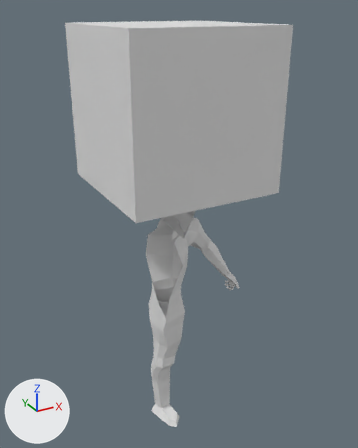
Renders of the glTF model animations/sword/manSwordSwing2New.glb from each side of a commit.
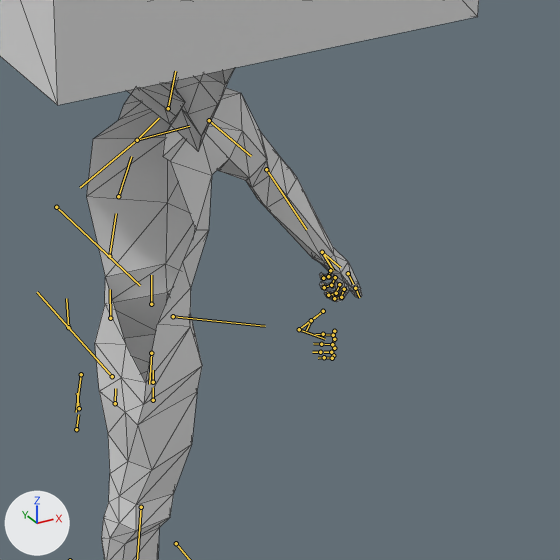
There are two pictures of each version: one whole from a 50 mm camera at (-2.83, -5.85, 6.69) aimed at (0.4, 0.03, 3.75), one close up on the part from 32% to 86% of the width and 42% to 84% of the height. Every picture has the same lights, and +X, +Y and +Z are marked at lower left. Both versions are drawn at frame 6 of the action 'ArmatureAction.001'; the numbers are the values there. The bones that bend it are drawn over the model as lines in the close-ups. The close-ups show mesh edges as thin lines.

Objects in the first close-up: 'Cube', 'man'.
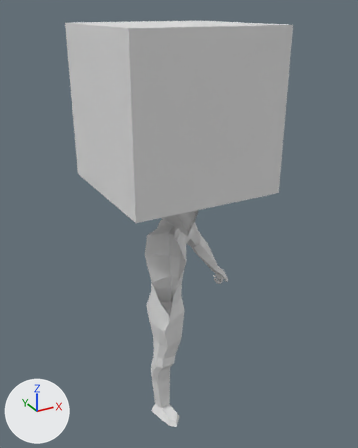
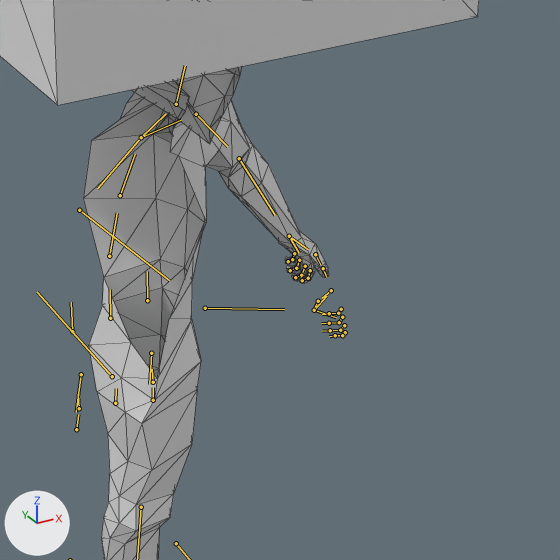
Where the change shows, as pixel boxes (x1, y1, x2, y2) in the close-ups (560 x 560 px):
'man', posed
    before: (86, 68, 362, 560)
    after: (83, 67, 329, 560)
bone 'hipMid.L', root to tip
    before: (153, 382) to (153, 370)
    after: (153, 382) to (152, 369)
bone 'hipcentre', root to tip
    before: (115, 403) to (115, 388)
    after: (115, 403) to (116, 388)

Edits to the bpy script that builds the scene:
```text
Change bone_spine_001:
    where bone_spine_001 = bpy.data.objects['Armature'].pose.bones['spine.001']
    bone_spine_001.rotation_quaternion: (1.0, 0.0, 0.0, 0.0) -> (0.996, 0.0, 0.088, 0.0)  # degrees (0, 0, 0) -> degrees (0, 10, 0)
Change bone_hipmid_l:
    where bone_hipmid_l = bpy.data.objects['Armature'].pose.bones['hipMid.L']  # child of 'hipLow.L'
    bone_hipmid_l.rotation_quaternion: (0.998, -0.011, 0.0, -0.061) -> (0.996, -0.058, 0.0, -0.063)  # degrees (-1, 0, -7) -> degrees (-7, 0, -7)
    bone_hipmid_l.scale: (1.0, 0.84, 1.0) -> (1.0, 0.86, 1.0)
Change bone_hipcentre:
    where bone_hipcentre = bpy.data.objects['Armature'].pose.bones['hipcentre']
    bone_hipcentre.location: (-0.009, -0.003, 0.016) -> (-0.007, -0.003, 0.016)
    bone_hipcentre.rotation_quaternion: (1.0, -0.016, 0.006, -0.023) -> (0.998, -0.015, 0.05, -0.023)  # degrees (-2, 1, -3) -> degrees (-2, 6, -3)
```
